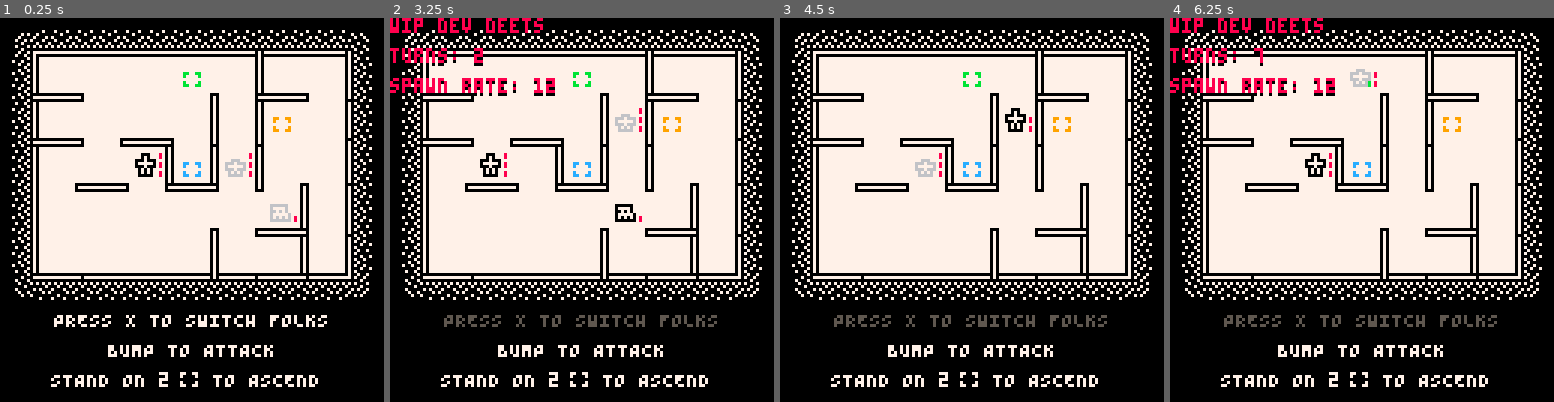
Above: before the commit, frames 1-4 (left to right).
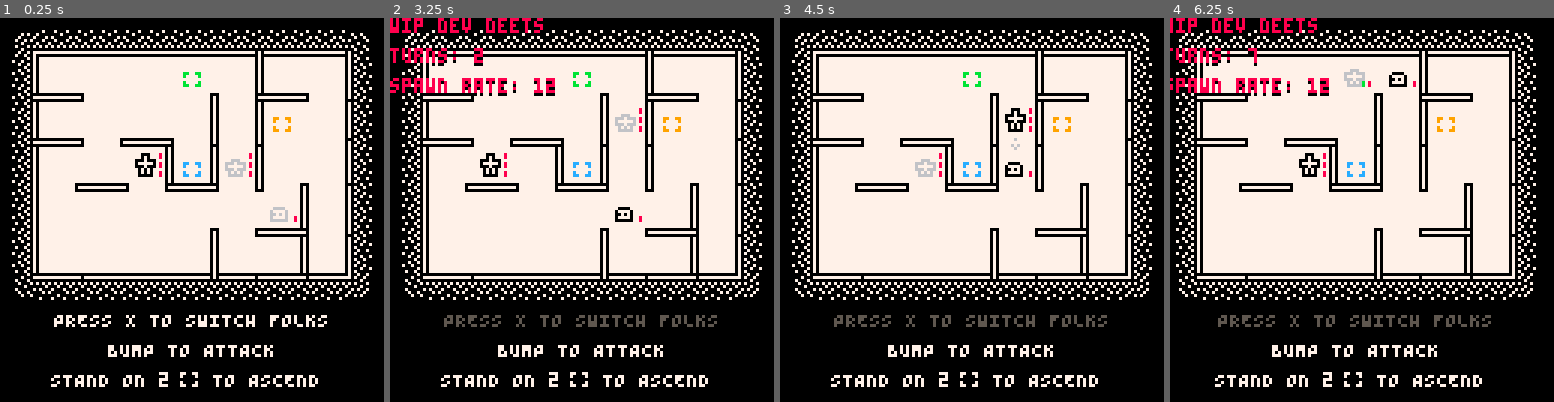
Above: after the commit, the same moments.

Repository: taylordolan/grid-folks
Game: PICO-8 cartridge grid_folks.p8
Same seed, same stepped clock (60 frames per second), same inputs: the game is played once before the commit and once after it.
Inputs:
- Up to frame 1 (0.25 s): no input
- Up to frame 2 (3.25 s): tap X (X key) at 0.33, 1.07, 1.85, 2.97 s; tap O (Z key) at 0.7, 1.7, 2.1, 2.5, 2.9 s; hold Right 1.6-2.1 s; hold Up 2.15-2.42 s; hold Right 2.47-3.03 s; hold Left from 3.08 s (still down)
- Up to frame 3 (4.5 s): tap O (Z key) at 3.3, 3.7, 4.1 s; release Left at 3.58 s; hold Down 3.63-3.97 s; hold Right from 4.02 s (still down); tap X (X key) at 4.08 s
- Up to frame 4 (6.25 s): tap O (Z key) every 0.4 s from 4.5 to 6.1 s; release Right at 4.68 s; hold Up 4.73-5.03 s; hold Left 5.08-5.68 s; tap X (X key) at 5.2 s; hold Down 5.73-6.03 s; hold Right from 6.08 s (still down)

The runs differ from the first frame. In frame 1, 0.1% of the frame differs, in the area x 70-76%, y 48-54%; in frame 2, 0.1%; in frame 3, 0.2%; in frame 4, 14%, in the area x 0-97%, y 0-97%.

Commit message:
update index page

Diff:
--- a/grid_folks.p8
+++ b/grid_folks.p8
@@ -177,8 +177,7 @@
 	spawned_early = false
 
 	-- initial enemy
-	-- spawn_enemy()
-  new_e_dash():deploy()
+	spawn_enemy()
 
 	-- start the music!
 	music(000)
Not shown, added: index.html
